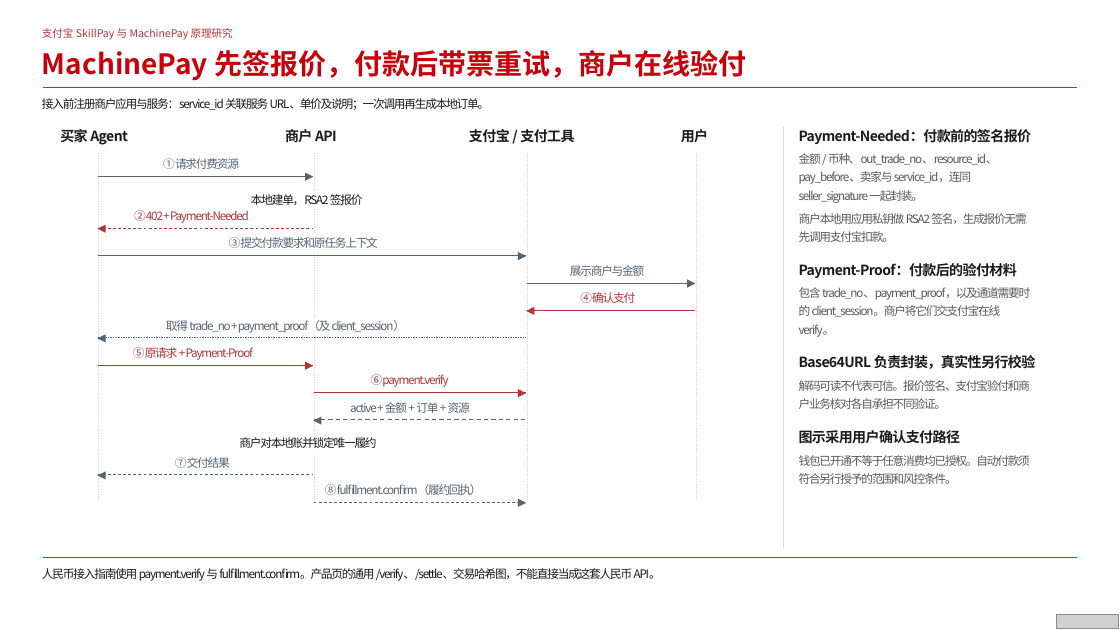
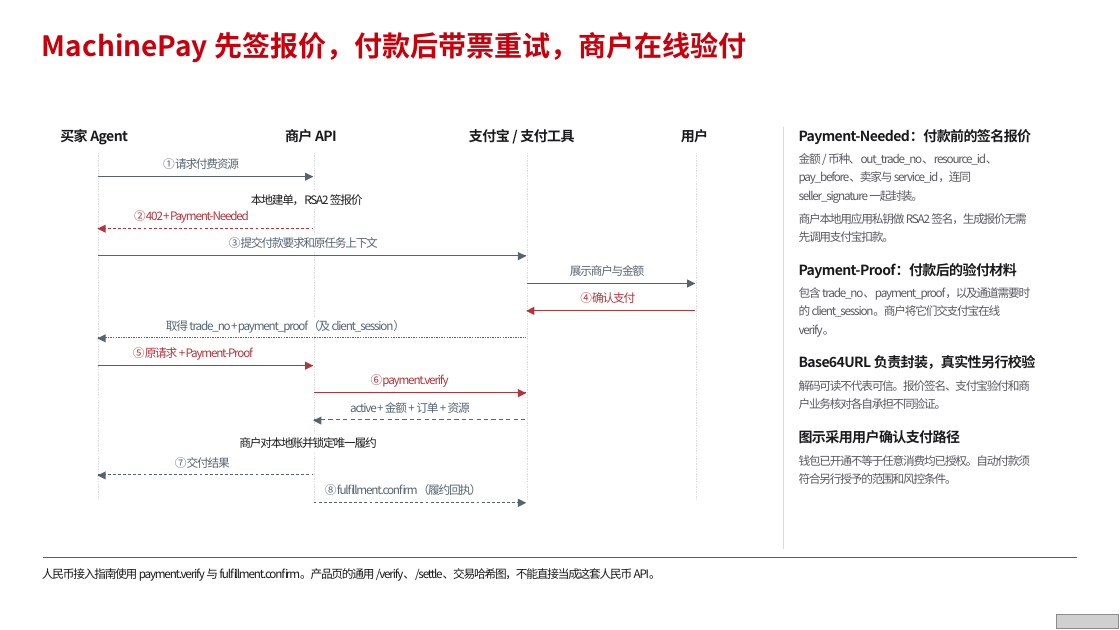
Before and after one commit to lzyu/skill-research-ppt, a slide deck: slide 13 of skill-final-v1.pptx. Drawn at 1120x630 pixels with LibreOffice and Linux fonts; fonts in the diff are those of the drawing; grey boxes stand for pictures. Boxes give left, top, right and bottom in pixels: in the first picture for what was removed or moved away, otherwise in the second. Text is boxed around its words. In the diff, an @@ line names an element or a change of style, - is before the commit and + after.

Commit message:
Refine Skill lifecycle page and Zhiguoyuan example

```diff
--- a/skill-final-v1.pptx
+++ b/skill-final-v1.pptx
@@ text "MachinePay 先签报价，付款后带票重试，商户在线验付": place and size @@
-text "MachinePay 先签报价，付款后带票重试，商户在线验付" at [42,50,746,81]
+text "MachinePay 先签报价，付款后带票重试，商户在线验付" at [42,32,746,63]
@@ text removed at [42,28,233,40] @@
-支付宝 SkillPay 与 MachinePay 原理研究
@@ line removed from (43, 88) to (1078, 88) @@
@@ text removed at [42,98,490,110] @@
-接入前注册商户应用与服务：service_id 关联服务 URL、单价及说明；一次调用再生成本地订单。
```
Also in this commit, not shown: 18 other slides changed, 1 slide added, 1 slide removed, 5 other files.
